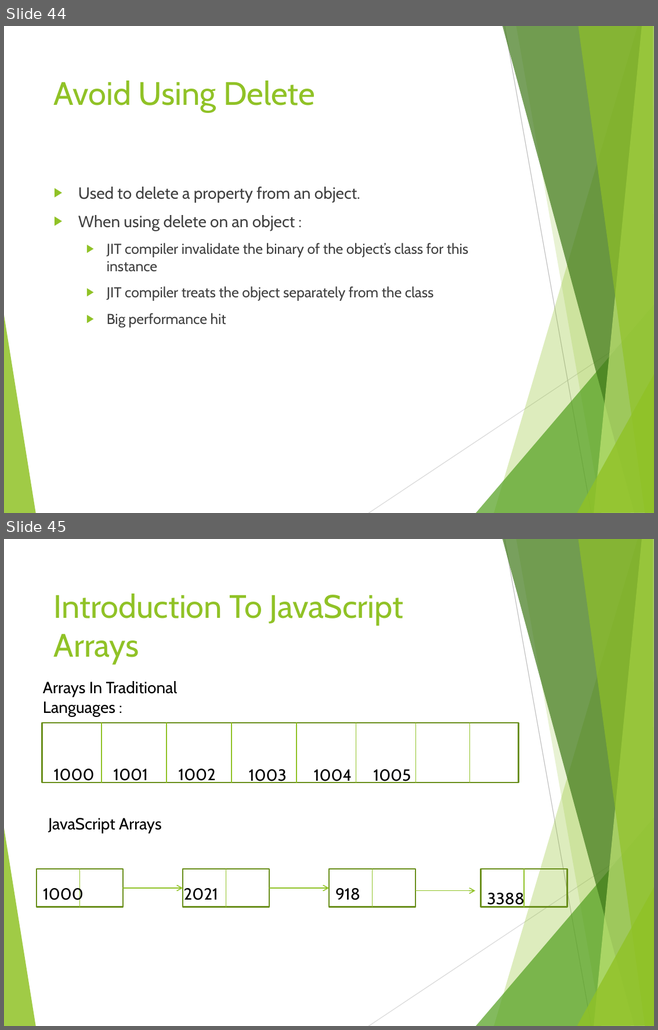
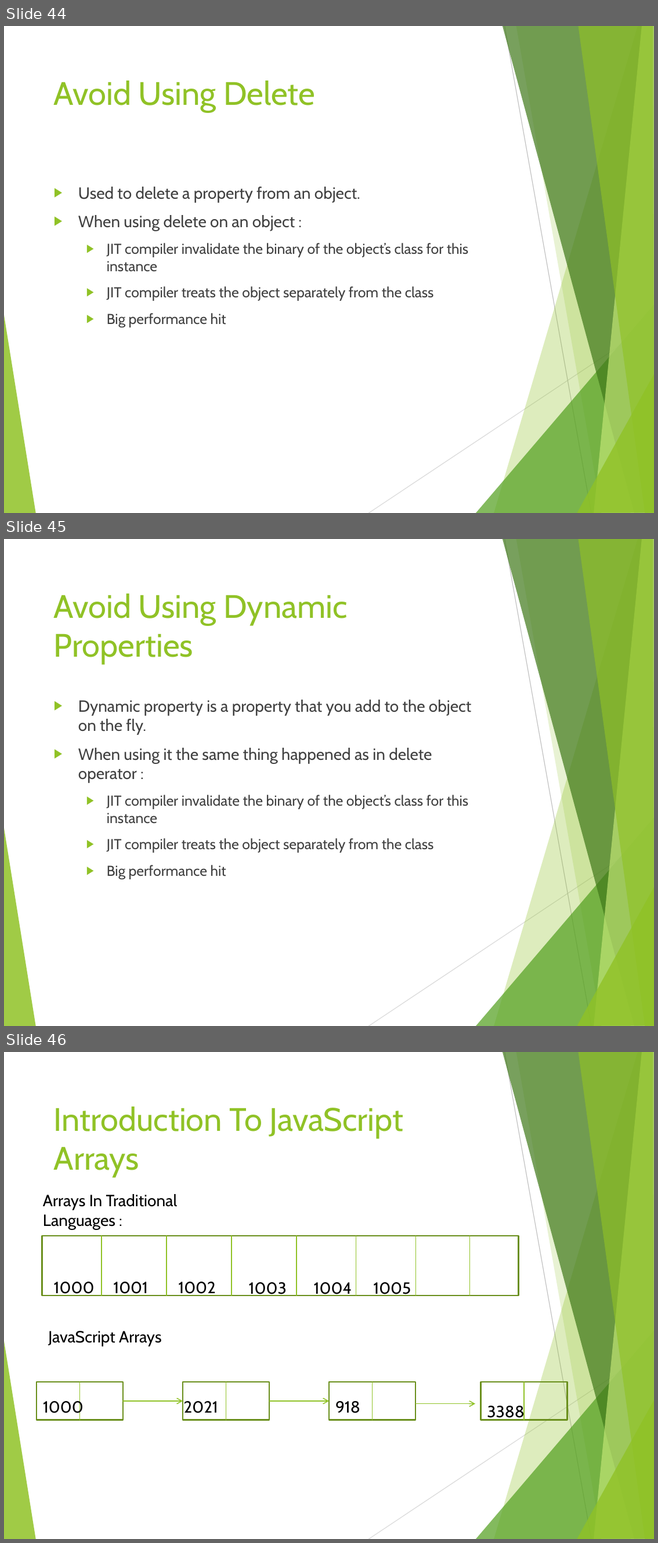
Before and after one commit to tamarstern/MyNodeJSCourse, a slide deck: day2/nodejs_performance/NodeJs_Performance.pptx. Shown one above the other, each under a label of ours: slides 44 and 45 before the commit, slides 44, 45 and 46 after it. The pictures are 658x1030 and 658x1543 pixels, drawn with LibreOffice and Linux fonts; fonts in the diff are those of the drawing. Boxes give left, top, right and bottom in pixels: in the first picture for what was removed or moved away, otherwise in the second. Text is boxed around its words. In the diff, an @@ line names an element or a change of style, - is before the commit and + after.

```diff
--- a/day2/nodejs_performance/NodeJs_Performance.pptx
+++ b/day2/nodejs_performance/NodeJs_Performance.pptx
@@ slide 45 added at [4, 539, 654, 1026], background #FFFFFF; not listed: 10 template elements that a slide beside it also shows @@
@@ title added at [54, 594, 347, 664], 36 pt, text #90C226 @@
+Avoid Using Dynamic Properties
@@ text added at [78, 700, 471, 879], 16 pt, text #404040 @@
+▶ Dynamic property is a property that you add to the object on the fly.
+▶ When using it the same thing happened as in delete operator :
+  ▶ JIT compiler invalidate the binary of the object’s class for this instance
+  ▶ JIT compiler treats the object separately from the class
+  ▶ Big performance hit
@@ what was slide 45 is now slide 46 @@
```
Also in this commit, not shown: 2 other slides added.
